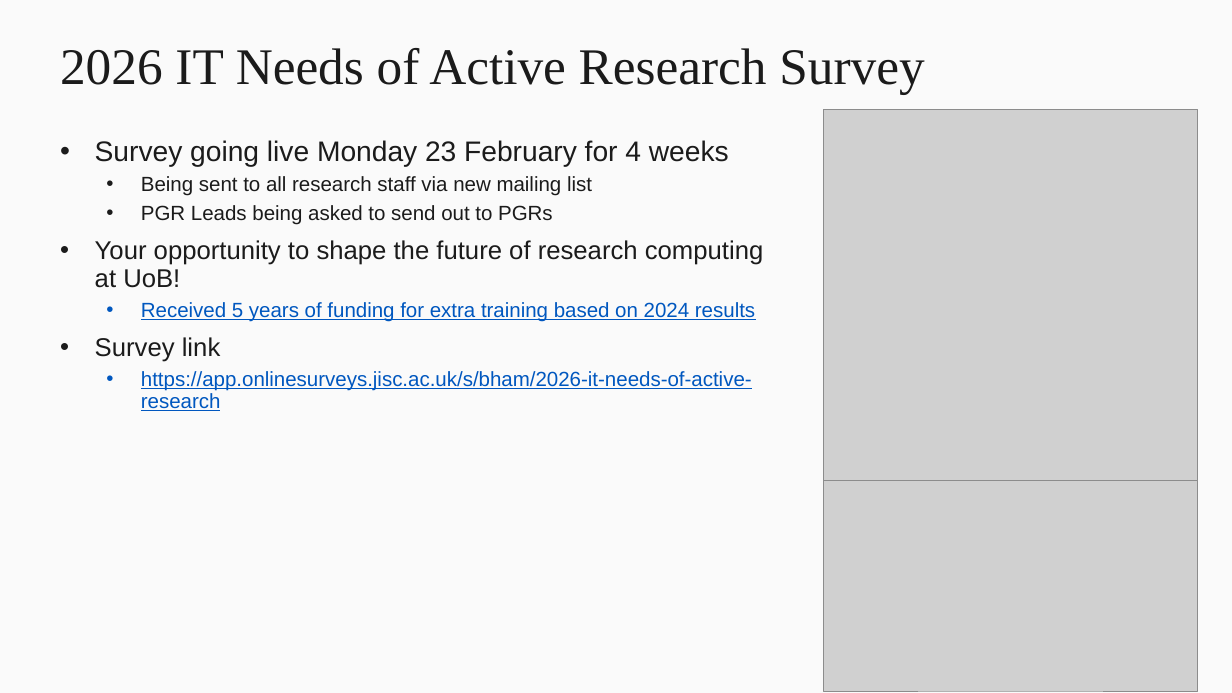
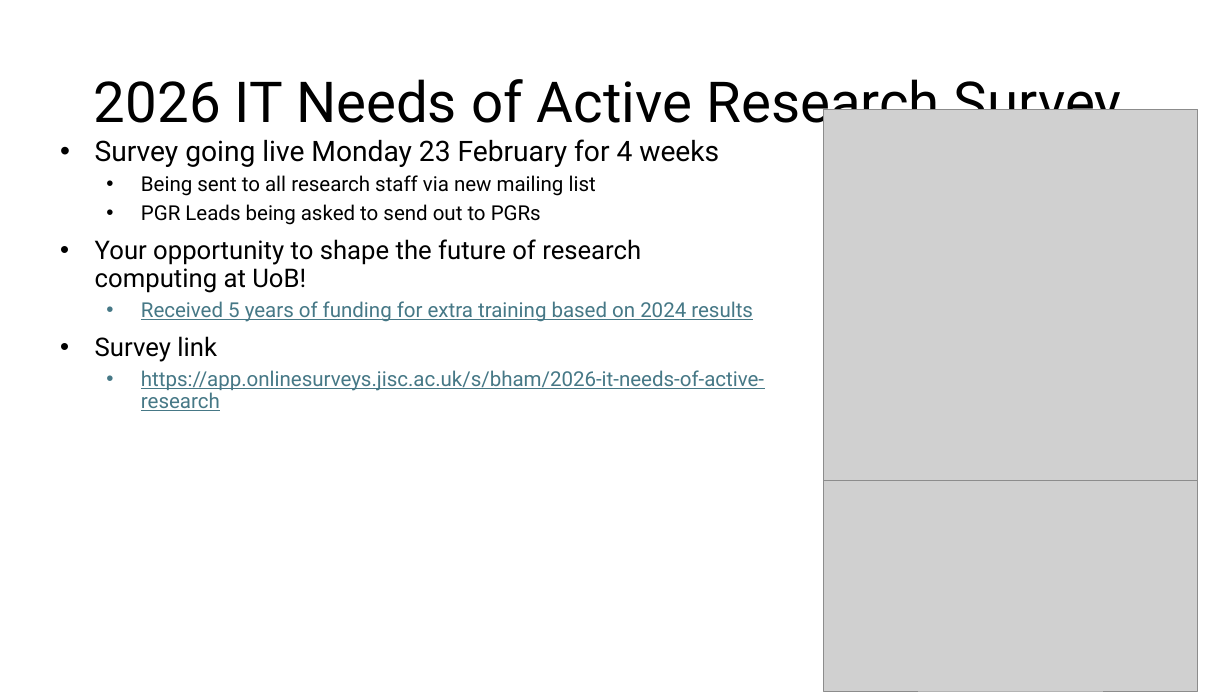
Before and after one commit to bham-carpentries/web-scraping-python, a slide deck: slide 8 of instructors/Web Scraping with Python.pptx (slide 10 before the commit). Drawn at 1232x693 pixels with LibreOffice and Linux fonts; fonts in the diff are those of the drawing; grey boxes stand for pictures; background and template pictures are left out. Boxes give left, top, right and bottom in pixels: in the first picture for what was removed or moved away, otherwise in the second. Text is boxed around its words. In the diff, an @@ line names an element or a change of style, - is before the commit and + after.

```diff
--- a/instructors/Web Scraping with Python.pptx
+++ b/instructors/Web Scraping with Python.pptx
@@ background #FAFAFA to #FFFFFF @@
@@ title "2026 IT Needs of Active ...": place and size @@
-title "2026 IT Needs of Active ..." at <box>60,48,924,95</box>
+title "2026 IT Needs of Active ..." at <box>94,70,1122,135</box>
@@ title "2026 IT Needs of Active ..." at <box>94,70,1122,135</box>: size 40 to 44 pt, font Times New Roman to Roboto, text colour #1B1B1B to #000000 @@
@@ text "Survey going live Monday 23 ..." at <box>95,139,764,411</box>: font Arial to Roboto; text colour #1B1B1B to #000000 in "Survey going live Monday 23 February for ...", "Being sent to all research staff via ...", "PGR Leads being asked to send out ...", "Your opportunity to shape the future of ..." and 1 more places; text colour #0057BF to #467886 in "Received 5 years of funding for extra ...", "https://app.onlinesurveys.jisc.ac.uk/s/bham/2026-it-needs-of ..." @@
```
Also in this commit, not shown: 1 slide added, 3 other files.
